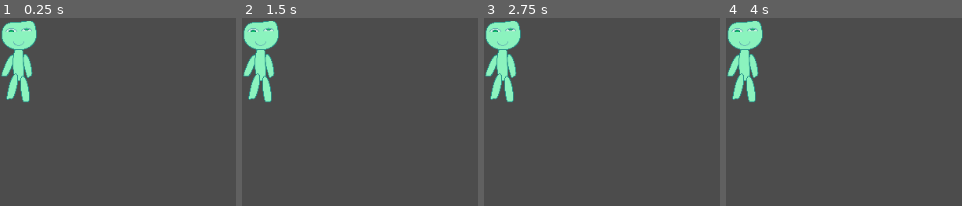
Above: before the commit, frames 1-4 (left to right).
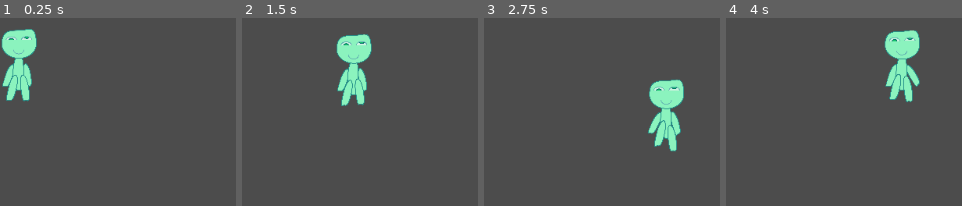
Above: after the commit, the same moments.

Repository: AGarciaNY/impossible_five_game_jam2023
Game: Godot game, scene res://SkeletonPlayer.tscn
Same seed, same stepped clock (60 frames per second), same inputs: the game is played once before the commit and once after it. The project has no main scene, so this scene is started directly.
Inputs:
- Up to frame 1 (0.25 s): no input
- Up to frame 2 (1.5 s): tap Enter at 0.5 s; hold Right (ui_right) 0.53-1.28 s; hold Shift (ui_sprint, bound only after the commit) 0.53-1.28 s; hold Down (ui_down) from 1.28 s (still down); tap Shift (ui_sprint, bound only after the commit) at 1.35 s
- Up to frame 3 (2.75 s): release Down (ui_down) at 2.03 s; hold Right (ui_right) from 2.03 s (still down); hold Shift (ui_sprint, bound only after the commit) from 2.03 s (still down)
- Up to frame 4 (4 s): release Right (ui_right) at 2.78 s; release Shift (ui_sprint, bound only after the commit) at 2.78 s; hold Up (ui_up) 2.78-3.53 s; tap Shift (ui_sprint, bound only after the commit) at 2.85 s; hold Left (ui_left) from 3.53 s (still down); hold Shift (ui_sprint, bound only after the commit) from 3.53 s (still down)

The runs differ from the first frame. In frame 1, 2.8% of the frame differs, in the area x 0-16%, y 1-45%; in frame 2, 8.1%; in frame 3, 8.1%; in frame 4, 8.2%, in the area x 0-83%, y 1-45%.

Commit message:
skeleton movement script with walk and stay animations

Diff:
--- /dev/null
+++ b/SkeletonPlayer.gd
@@ -0,0 +1,47 @@
+extends KinematicBody2D
+
+const ACCELERATION = 500
+const MAX_SPEED = 80
+const FRICTION = 1000
+var velocity = Vector2.ZERO
+var isSprinting = false
+var money = 0
+onready var animationPlayer = $AnimationPlayer
+
+enum {
+	STAY,
+	CROUCH,
+	WALK
+}
+var state = STAY
+
+# Called every frame. 'delta' is the elapsed time since the previous frame.
+func _physics_process(delta):
+	var input_vector = Vector2.ZERO
+	input_vector.x = Input.get_action_strength("ui_right") - Input.get_action_strength("ui_left")
+	input_vector.y = Input.get_action_strength("ui_down") - Input.get_action_strength("ui_up")
+	input_vector = input_vector.normalized()
+#	Input.is_action_pressed()
+	if input_vector != Vector2.ZERO:
+		state = WALK
+	else:
+		state = STAY
+
+	match state:
+		STAY:
+			animationPlayer.play("Idle")
+			velocity = velocity.move_toward(Vector2.ZERO, FRICTION * delta)
+		WALK:
+			#animation logic
+			animationPlayer.play("Walk")
+			#sprinting logic
+			isSprinting = Input.is_action_pressed("ui_sprint")
+			if Input.is_action_just_released("ui_sprint"):
+				isSprinting = false
+
+			if isSprinting:
+				velocity = velocity.move_toward(input_vector * MAX_SPEED * 2, ACCELERATION * delta)
+			else:
+				velocity = velocity.move_toward(input_vector * MAX_SPEED, ACCELERATION * delta)
+
+	velocity = move_and_slide(velocity)
--- a/SkeletonPlayer.tscn
+++ b/SkeletonPlayer.tscn
@@ -1,8 +1,9 @@
-[gd_scene load_steps=4 format=2]
+[gd_scene load_steps=7 format=2]
 
 [ext_resource path="res://jam assets/art/robysplit.png" type="Texture" id=1]
-
-[sub_resource type="Animation" id=2]
+[ext_resource path="res://SkeletonPlayer.gd" type="Script" id=2]
+
+[sub_resource type="Animation" id=1]
 resource_name = "Crouch"
 tracks/0/type = "value"
 tracks/0/path = NodePath("Skeleton2D/hip/chest/Head:position")
@@ -77,8 +78,130 @@
 "values": [ Vector2( -2.29633, -189.875 ), Vector2( -0.177433, -35.1933 ) ]
 }
 
-[sub_resource type="Animation" id=1]
-resource_name = "Walk"
+[sub_resource type="Animation" id=4]
+resource_name = "Idle"
+tracks/0/type = "value"
+tracks/0/path = NodePath("Skeleton2D/hip/chest/Arm_Left:rotation_degrees")
+tracks/0/interp = 1
+tracks/0/loop_wrap = true
+tracks/0/imported = false
+tracks/0/enabled = true
+tracks/0/keys = {
+"times": PoolRealArray( 0 ),
+"transitions": PoolRealArray( 1 ),
+"update": 0,
+"values": [ -246.3 ]
+}
+tracks/1/type = "value"
+tracks/1/path = NodePath("Skeleton2D/hip/chest/Arm_Left:position")
+tracks/1/interp = 1
+tracks/1/loop_wrap = true
+tracks/1/imported = false
+tracks/1/enabled = true
+tracks/1/keys = {
+"times": PoolRealArray( 0 ),
+"transitions": PoolRealArray( 1 ),
+"update": 0,
+"values": [ Vector2( -88.4966, -34.4869 ) ]
+}
+tracks/2/type = "value"
+tracks/2/path = NodePath("Skeleton2D/hip/chest/Arm_Right:position")
+tracks/2/interp = 1
+tracks/2/loop_wrap = true
+tracks/2/imported = false
+tracks/2/enabled = true
+tracks/2/keys = {
+"times": PoolRealArray( 0 ),
+"transitions": PoolRealArray( 1 ),
+"update": 0,
+"values": [ Vector2( 118.13, -16.848 ) ]
+}
+tracks/3/type = "value"
+tracks/3/path = NodePath("Skeleton2D/hip/chest/Arm_Right:rotation_degrees")
+tracks/3/interp = 1
+tracks/3/loop_wrap = true
+tracks/3/imported = false
+tracks/3/enabled = true
+tracks/3/keys = {
+"times": PoolRealArray( 0 ),
+"transitions": PoolRealArray( 1 ),
+"update": 0,
+"values": [ -276.59 ]
+}
+tracks/4/type = "value"
+tracks/4/path = NodePath("Skeleton2D/hip/Leg_Right:position")
+tracks/4/interp = 1
+tracks/4/loop_wrap = true
+tracks/4/imported = false
+tracks/4/enabled = true
+tracks/4/keys = {
+"times": PoolRealArray( 0 ),
+"transitions": PoolRealArray( 1 ),
+"update": 0,
+"values": [ Vector2( 82.8713, 113.915 ) ]
+}
+tracks/5/type = "value"
+tracks/5/path = NodePath("Skeleton2D/hip/Leg_Right:rotation_degrees")
+tracks/5/interp = 1
+tracks/5/loop_wrap = true
+tracks/5/imported = false
+tracks/5/enabled = true
+tracks/5/keys = {
+"times": PoolRealArray( 0 ),
+"transitions": PoolRealArray( 1 ),
+"update": 0,
+"values": [ 83.4101 ]
+}
+tracks/6/type = "value"
+tracks/6/path = NodePath("Skeleton2D/hip/Leg_Left:position")
+tracks/6/interp = 1
+tracks/6/loop_wrap = true
+tracks/6/imported = false
+tracks/6/enabled = true
+tracks/6/keys = {
+"times": PoolRealArray( 0 ),
+"transitions": PoolRealArray( 1 ),
+"update": 0,
+"values": [ Vector2( -75.9492, 109.42 ) ]
+}
+tracks/7/type = "value"
+tracks/7/path = NodePath("Skeleton2D/hip/Leg_Left:rotation_degrees")
+tracks/7/interp = 1
+tracks/7/loop_wrap = true
+tracks/7/imported = false
+tracks/7/enabled = true
+tracks/7/keys = {
+"times": PoolRealArray( 0 ),
+"transitions": PoolRealArray( 1 ),
+"update": 0,
+"values": [ -265.3 ]
+}
+tracks/8/type = "value"
+tracks/8/path = NodePath("Skeleton2D/hip/chest/Head:rotation_degrees")
+tracks/8/interp = 1
+tracks/8/loop_wrap = true
+tracks/8/imported = false
+tracks/8/enabled = true
+tracks/8/keys = {
+"times": PoolRealArray( 0 ),
+"transitions": PoolRealArray( 1 ),
+"update": 0,
+"values": [ -90.0002 ]
+}
+tracks/9/type = "value"
+tracks/9/path = NodePath("Skeleton2D/hip/chest/Head:position")
+tracks/9/interp = 1
+tracks/9/loop_wrap = true
+tracks/9/imported = false
+tracks/9/enabled = true
+tracks/9/keys = {
+"times": PoolRealArray( 0 ),
+"transitions": PoolRealArray( 1 ),
+"update": 0,
+"values": [ Vector2( -5.30493, -166.419 ) ]
+}
+
+[sub_resource type="Animation" id=2]
 loop = true
 tracks/0/type = "value"
 tracks/0/path = NodePath("Skeleton2D/hip/Leg_Right:position")
@@ -201,8 +324,13 @@
 "values": [ -246.3, -236.057, -250.277 ]
 }
 
-[node name="SkeletonPlayer" type="Node2D"]
+[sub_resource type="CapsuleShape2D" id=3]
+radius = 206.842
+height = 325.744
+
+[node name="SkeletonPlayer" type="KinematicBody2D"]
 scale = Vector2( 0.1, 0.1 )
+script = ExtResource( 2 )
 
 [node name="YSort" type="Node2D" parent="."]
 
@@ -218,7 +346,6 @@
 [node name="Right_Arm" type="Polygon2D" parent="YSort"]
 position = Vector2( 92.4941, -259.028 )
 rotation = -0.231786
-scale = Vector2( 1, 1 )
 texture = ExtResource( 1 )
 skeleton = NodePath("../../Skeleton2D")
 polygon = PoolVector2Array( 19.403, 708.955, 114.925, 707.463, 102.985, 1065.67, 2.98507, 1064.18, 4.47761, 702.985 )
@@ -236,6 +363,7 @@
 [node name="Right_Leg" type="Polygon2D" parent="YSort"]
 position = Vector2( -384.83, -381.384 )
 rotation = -0.177704
+scale = Vector2( 1, 1 )
 texture = ExtResource( 1 )
 skeleton = NodePath("../../Skeleton2D")
 polygon = PoolVector2Array( 385.714, 1205.3, 552.632, 1204.55, 552.632, 1555.67, 386.466, 1555.67 )
@@ -245,6 +373,7 @@
 [node name="Left_Leg" type="Polygon2D" parent="YSort"]
 position = Vector2( 414.164, -447.031 )
 rotation = 0.270432
+scale = Vector2( 1, 1 )
 texture = ExtResource( 1 )
 skeleton = NodePath("../../Skeleton2D")
 polygon = PoolVector2Array( 224.286, 1566.94, 218.571, 1185.51, 104.286, 1155.51, 34.2857, 1188.36, 27.1429, 1552.65 )
@@ -267,45 +396,51 @@
 bones = [ NodePath("hip"), PoolRealArray( 0, 0, 0, 0, 0, 0, 0, 0 ), NodePath("hip/chest"), PoolRealArray( 0, 0, 0, 0, 0 …(380 unchanged characters)…
 
 [node name="Skeleton2D" type="Skeleton2D" parent="."]
+visible = false
 
 [node name="hip" type="Bone2D" parent="Skeleton2D"]
 position = Vector2( 236.608, 727.99 )
 rest = Transform2D( 1, 0, 0, 1, 236.608, 727.99 )
 
 [node name="chest" type="Bone2D" parent="Skeleton2D/hip"]
-position = Vector2( -2.08444, -174.407 )
+position = Vector2( -0.389323, -50.6615 )
 rest = Transform2D( 1, 0, 0, 1, -2.29633, -189.875 )
 
 [node name="Head" type="Bone2D" parent="Skeleton2D/hip/chest"]
-position = Vector2( -3.89229, -150.174 )
+position = Vector2( -5.30493, -166.419 )
 rotation = -1.5708
 rest = Transform2D( -4.37114e-08, -1, 1, -4.37114e-08, -5.30493, -166.419 )
 default_length = 168.0
 
 [node name="Arm_Left" type="Bone2D" parent="Skeleton2D/hip/chest"]
 position = Vector2( -88.4966, -34.4869 )
-rotation = -4.23916
+rotation = -4.29875
 rest = Transform2D( -0.401948, 0.915663, -0.915663, -0.401948, -88.4966, -34.4869 )
 default_length = 179.0
 
 [node name="Arm_Right" type="Bone2D" parent="Skeleton2D/hip/chest"]
 position = Vector2( 118.13, -16.848 )
-rotation = -4.88094
+rotation = -4.82741
 rest = Transform2D( 0.114762, 0.993393, -0.993393, 0.114762, 118.13, -16.848 )
 default_length = 179.0
 
 [node name="Leg_Right" type="Bone2D" parent="Skeleton2D/hip"]
-position = Vector2( 82.165, 129.454 )
+position = Vector2( 82.8713, 113.915 )
 rotation = 1.45578
 rest = Transform2D( 0.114762, 0.993393, -0.993393, 0.114762, 82.8713, 113.915 )
 default_length = 179.0
 
 [node name="Leg_Left" type="Bone2D" parent="Skeleton2D/hip"]
-position = Vector2( -71.7113, 96 )
+position = Vector2( -75.9492, 109.42 )
 rotation = -4.63036
 rest = Transform2D( -0.0819388, 0.996637, -0.996637, -0.0819388, -75.9492, 109.42 )
 default_length = 179.0
 
 [node name="AnimationPlayer" type="AnimationPlayer" parent="."]
-anims/Crouch = SubResource( 2 )
-anims/Walk = SubResource( 1 )
+anims/Crouch = SubResource( 1 )
+anims/Idle = SubResource( 4 )
+anims/Walk = SubResource( 2 )
+
+[node name="CollisionShape2D" type="CollisionShape2D" parent="."]
+position = Vector2( 226.292, 708.135 )
+shape = SubResource( 3 )
--- a/project.godot
+++ b/project.godot
@@ -13,9 +13,21 @@
 config/name="five"
 config/icon="res://icon.png"
 
+[global]
+
+mouse=false
+
 [gui]
 
 common/drop_mouse_on_gui_input_disabled=true
+
+[input]
+
+ui_sprint={
+"deadzone": 0.5,
+"events": [ Object(InputEventKey,"resource_local_to_scene":false,"resource_name":"","device":0,"alt":false,"shift":false,"control":false,"meta":false,"command":false,"pressed":false,"scancode":16777237,"unicode":0,"echo":false,"script":null)
+ ]
+}
 
 [physics]
 
